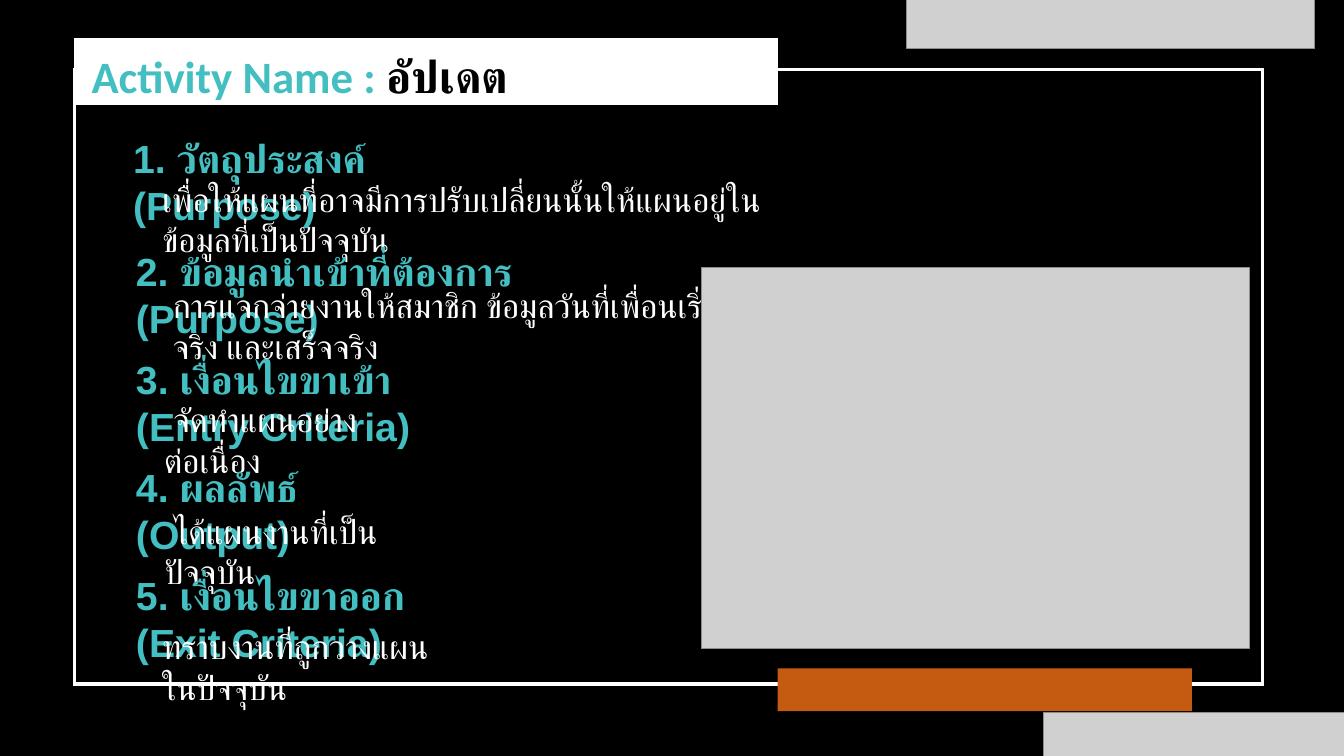
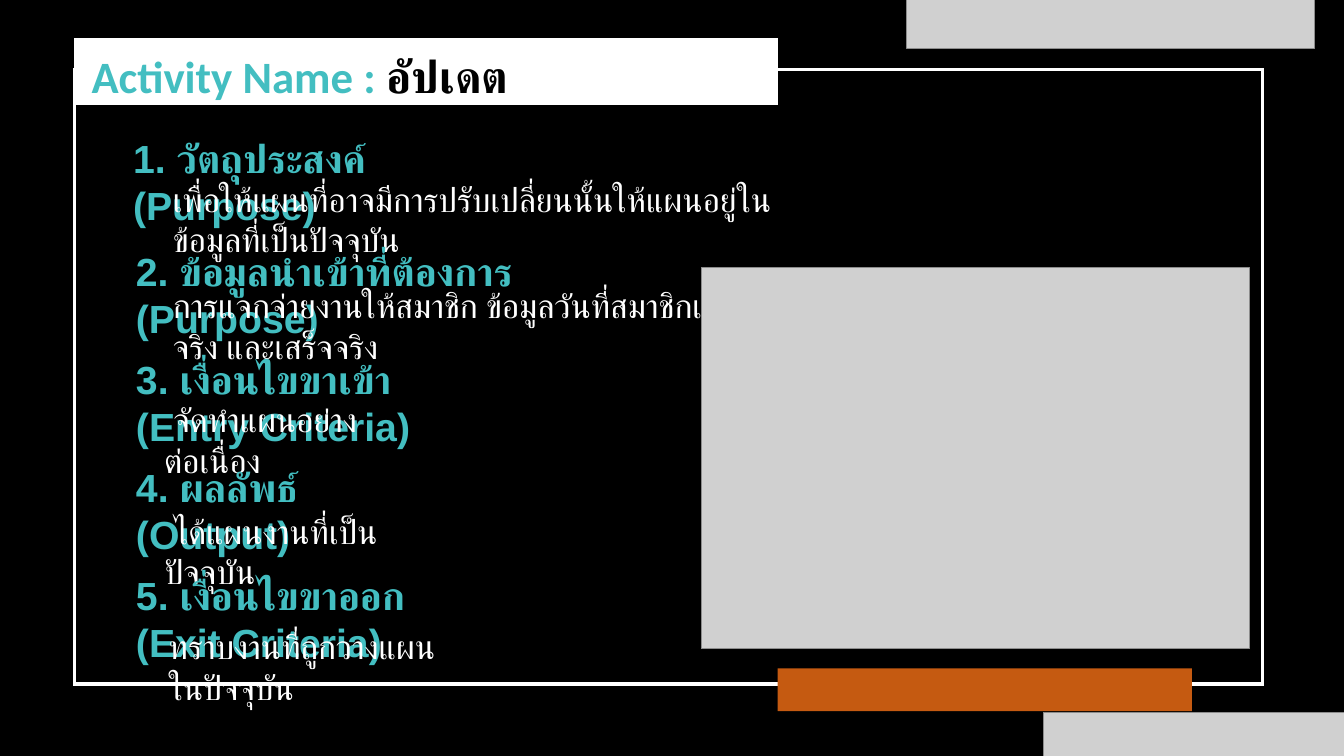
Before and after one commit to wirat0155/team4, a slide deck: slide 13 of แผนกลยุทธ์/V.1.3.1 [2021-07-17] แผนกลยุทธ์การพัฒนาซอฟต์แวร์.pptx. Drawn at 1344x756 pixels with LibreOffice and Linux fonts; fonts in the diff are those of the drawing; grey boxes stand for pictures. Boxes give left, top, right and bottom in pixels: in the first picture for what was removed or moved away, otherwise in the second. Text is boxed around its words. In the diff, an @@ line names an element or a change of style, - is before the commit and + after.

```diff
--- a/แผนกลยุทธ์/V.1.3.1 [2021-07-17] แผนกลยุทธ์การพัฒนาซอฟต์แวร์.pptx
+++ b/แผนกลยุทธ์/V.1.3.1 [2021-07-17] แผนกลยุทธ์การพัฒนาซอฟต์แวร์.pptx
@@ text "เพื่อให้แผนที่อาจมีการปรับเปลี่ยนนั้นให้แผนอยู่ในข้อมูลที่เป ...": place and size @@
-text "เพื่อให้แผนที่อาจมีการปรับเปลี่ยนนั้นให้แผนอยู่ในข้อมูลที่เป ..." at box(162, 186, 760, 261)
+text "เพื่อให้แผนที่อาจมีการปรับเปลี่ยนนั้นให้แผนอยู่ในข้อมูลที่เป ..." at box(173, 186, 771, 261)
@@ text at box(173, 292, 767, 368): text changed @@
-การแจกจ่ายงานให้สมาชิก ข้อมูลวันที่เพื่อนเริ่มทำจริง และเสร็จจริง
+การแจกจ่ายงานให้สมาชิก ข้อมูลวันที่สมาชิกเริ่มทำจริง และเสร็จจริง
@@ text "ทราบงานที่ถูกวางแผนในปัจจุบัน": place and size @@
-text "ทราบงานที่ถูกวางแผนในปัจจุบัน" at box(162, 634, 428, 709)
+text "ทราบงานที่ถูกวางแผนในปัจจุบัน" at box(169, 634, 435, 709)
```
Also in this commit, not shown: 13 other slides changed, 2 other files.
